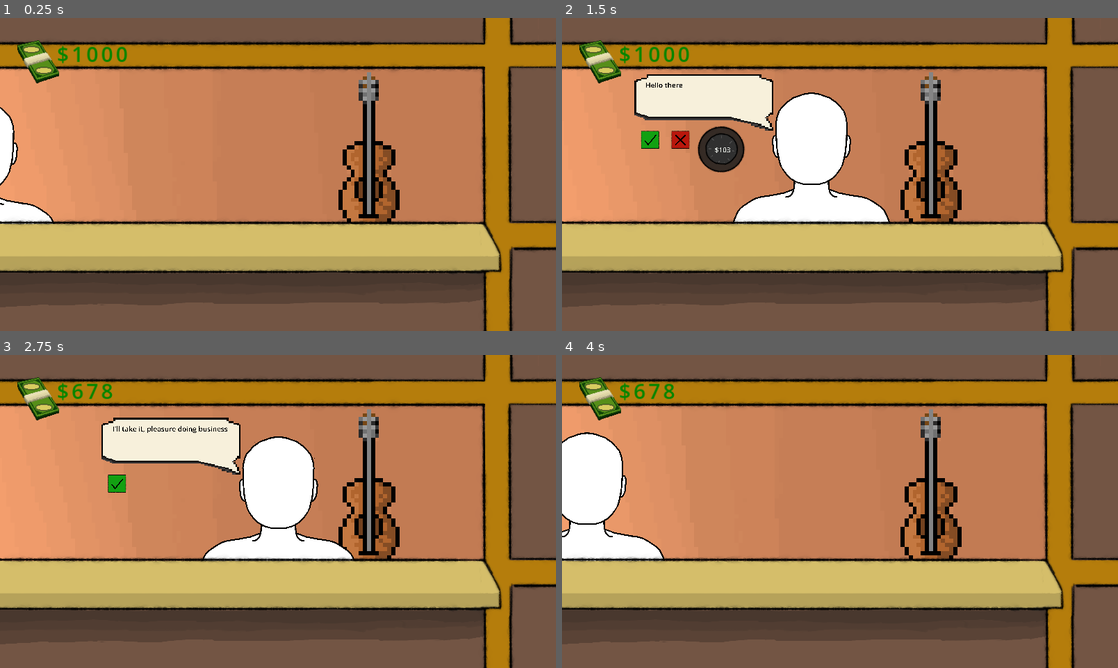
Above: before the commit, frames 1-4 (two rows, left to right).
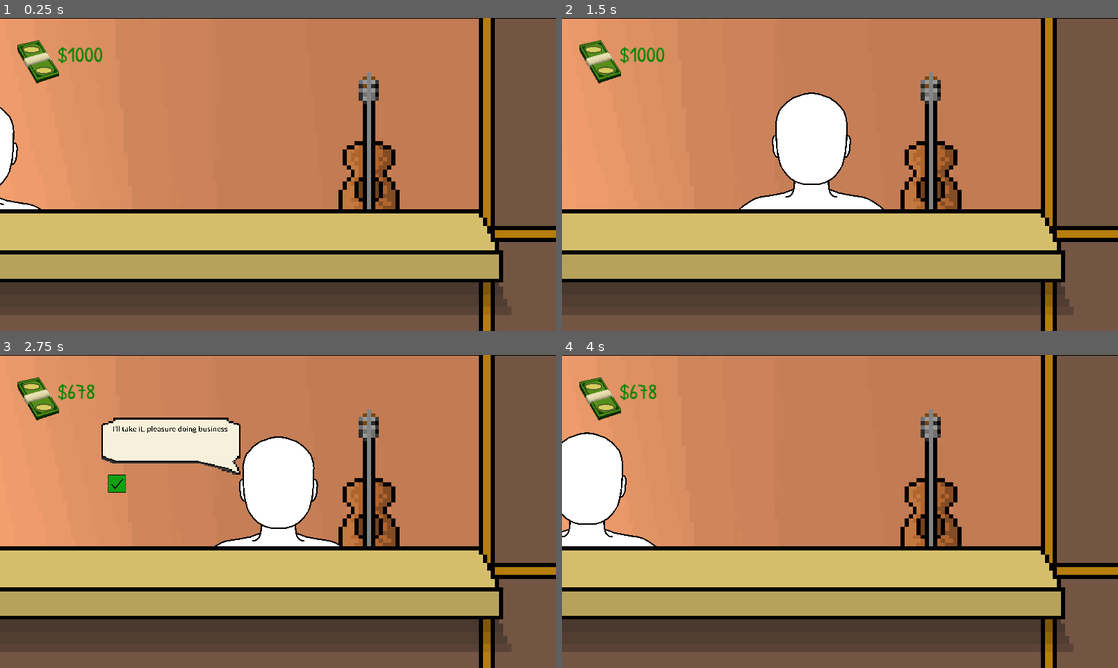
Above: after the commit, the same moments.

Repository: Routund/pawncepts
Game: Godot game, scene res://Scenes/Shop.tscn
The game is run twice, just before and just after one commit, with the same random seed, the same clock (stepped at 60 frames per second) and the same inputs. The engine's default icon, where the game draws it, is replaced by a stand-in: a white triangle on a blue panel in a dark square.
Inputs (mouse positions are in pixels of both pictures, inside the frame that each line leads up to):
- Up to frame 1 (0.25 s): no input
- Up to frame 2 (1.5 s): move the mouse to (962, 158) at 0.52 s; click (962, 158) at 0.67 s; click (667, 149) at 1.27 s
- Up to frame 3 (2.75 s): click (116, 483) at 2 s
- Up to frame 4 (4 s): click (678, 483) at 2.75 s; move the mouse to (728, 527) at 3.52 s; click (728, 527) at 3.67 s

The runs differ from the first frame. In frame 1, 32% of the frame differs, in the area x 0-100%, y 0-100%; in frame 2, 37%; in frame 3, 32%; in frame 4, 32%.

Commit message:
Worked on making inventory system, cleaned up unused assets

Diff:
--- /dev/null
+++ b/Scenes/InventoryBox.tscn
@@ -0,0 +1,72 @@
+[gd_scene load_steps=7 format=3 uid="uid://dggqc1lplbq2f"]
+
+[ext_resource type="Texture2D" uid="uid://bg7r14a7t7y5h" path="res://Assets/icon.svg" id="1_st057"]
+[ext_resource type="Texture2D" uid="uid://br03r3febb2sk" path="res://Assets/spinner.png" id="2_7m28q"]
+[ext_resource type="FontFile" uid="uid://b3v1an5qk731n" path="res://Assets/PatrickHand-Regular.ttf" id="3_ory4n"]
+
+[sub_resource type="LabelSettings" id="LabelSettings_y36q5"]
+resource_name = "Inv_Big"
+font = ExtResource("3_ory4n")
+font_size = 33
+
+[sub_resource type="LabelSettings" id="LabelSettings_t51pq"]
+font = ExtResource("3_ory4n")
+
+[sub_resource type="LabelSettings" id="LabelSettings_on5cu"]
+font = ExtResource("3_ory4n")
+font_size = 33
+
+[node name="InventoryBox" type="Control"]
+layout_mode = 3
+anchors_preset = 15
+anchor_right = 1.0
+anchor_bottom = 1.0
+grow_horizontal = 2
+grow_vertical = 2
+
+[node name="Background" type="TextureRect" parent="."]
+offset_right = 982.0
+offset_bottom = 128.0
+texture = ExtResource("1_st057")
+
+[node name="TextureRect" type="TextureRect" parent="."]
+layout_mode = 0
+offset_left = 44.0
+offset_top = 6.0
+offset_right = 2994.0
+offset_bottom = 2866.0
+scale = Vector2(0.0400001, 0.0400001)
+texture = ExtResource("2_7m28q")
+
+[node name="Name" type="Label" parent="."]
+layout_mode = 0
+offset_left = 204.0
+offset_top = 9.0
+offset_right = 383.0
+offset_bottom = 113.0
+text = "Very sentimental item"
+label_settings = SubResource("LabelSettings_y36q5")
+horizontal_alignment = 1
+vertical_alignment = 1
+autowrap_mode = 1
+
+[node name="Description" type="Label" parent="."]
+layout_mode = 0
+offset_left = 404.0
+offset_top = 8.0
+offset_right = 764.0
+offset_bottom = 120.0
+text = "This is a description of an item, it held a lot of sentimental value to its owner and now you've taken it, you fiend. You prayer of the weak and ignorant."
+label_settings = SubResource("LabelSettings_t51pq")
+autowrap_mode = 2
+
+[node name="Price" type="Label" parent="."]
+layout_mode = 0
+offset_left = 766.0
+offset_top = 3.0
+offset_right = 981.0
+offset_bottom = 124.0
+text = "$21315"
+label_settings = SubResource("LabelSettings_on5cu")
+horizontal_alignment = 1
+vertical_alignment = 1
--- a/Scenes/Menu.gd
+++ b/Scenes/Menu.gd
@@ -1,7 +1,8 @@
-extends TextureRect
+extends ScrollContainer
 
 var inventory = []
 @onready var Speech_manager = get_node("../Customer/Speech_bubble")
+@onready var VBox = get_node("VBoxContainer")
 # Called when the node enters the scene tree for the first time.
 func _ready():
 	visible=false
@@ -13,3 +14,12 @@
 	if Input.is_action_just_pressed("Inventory"):
 		visible=!visible
 	pass
+
+
+func _on_speech_bubble_sold(price):
+	if(price>0):
+		var item_scene = preload("res://Scenes/InventoryBox.tscn")
+		var item_instance = item_scene.instantiate()
+		VBox.add_child(item_instance)
+		inventory.append(item_instance)
+	pass # Replace with function body.
--- a/Scenes/Shop.tscn
+++ b/Scenes/Shop.tscn
@@ -8,16 +8,16 @@
 [ext_resource type="Script" path="res://Scripts/Speech_manager.gd" id="5_2j8ui"]
 [ext_resource type="Texture2D" uid="uid://d37rpu5aixpdx" path="res://Assets/Speech Bubble Final 64x64 (less shading).png" id="6_ahva7"]
 [ext_resource type="Texture2D" uid="uid://br03r3febb2sk" path="res://Assets/spinner.png" id="7_7b1i1"]
-[ext_resource type="Texture2D" uid="uid://t5lxafalxrrj" path="res://Assets/storefront.png" id="7_fdiy1"]
 [ext_resource type="Script" path="res://Scripts/spin.gd" id="8_rf3ha"]
 [ext_resource type="Texture2D" uid="uid://d1h4mxerlnj6f" path="res://Assets/check_norm.png" id="9_fqr4x"]
 [ext_resource type="Texture2D" uid="uid://dw3wlawekx5te" path="res://Assets/check_press.png" id="10_g7l0n"]
 [ext_resource type="Script" path="res://Scripts/Check.gd" id="11_ca2va"]
 [ext_resource type="Texture2D" uid="uid://cadatuipseqoy" path="res://Assets/cross_norm.png" id="11_tse4m"]
 [ext_resource type="Texture2D" uid="uid://dytvihovhihl4" path="res://Assets/cross_press.png" id="12_5beyp"]
+[ext_resource type="Texture2D" uid="uid://b34hnxcmmeh3t" path="res://Assets/Counter top placeholder.png" id="14_hqgfg"]
 [ext_resource type="Script" path="res://Scripts/Cross.gd" id="14_ynerj"]
+[ext_resource type="FontFile" uid="uid://b3v1an5qk731n" path="res://Assets/PatrickHand-Regular.ttf" id="16_1ht2d"]
 [ext_resource type="Texture2D" uid="uid://dvcqo0t7qd1j0" path="res://Assets/Wall with guitar-1.png" id="17_cg7pp"]
-[ext_resource type="Texture2D" uid="uid://bg7r14a7t7y5h" path="res://Assets/icon.svg" id="17_dfkq0"]
 [ext_resource type="Script" path="res://Scenes/Menu.gd" id="18_x3lcq"]
 
 [sub_resource type="LabelSettings" id="LabelSettings_anbuk"]
@@ -32,7 +32,7 @@
 font_color = Color(0.866667, 0.878431, 0.858824, 1)
 
 [sub_resource type="FontVariation" id="FontVariation_uji3a"]
-spacing_glyph = 6
+base_font = ExtResource("16_1ht2d")
 
 [sub_resource type="LabelSettings" id="LabelSettings_04taw"]
 font = SubResource("FontVariation_uji3a")
@@ -57,6 +57,7 @@
 script = ExtResource("3_x5wk7")
 
 [node name="Speech_bubble" type="Node2D" parent="CanvasLayer/Customer"]
+visible = false
 position = Vector2(-707.229, 605.476)
 script = ExtResource("5_2j8ui")
 
@@ -142,9 +143,10 @@
 metadata/_edit_use_anchors_ = true
 
 [node name="Storefront" type="Sprite2D" parent="CanvasLayer"]
-position = Vector2(573, 323)
-scale = Vector2(0.35, 0.35)
-texture = ExtResource("7_fdiy1")
+texture_filter = 1
+position = Vector2(572, 321)
+scale = Vector2(4.2, 4.2)
+texture = ExtResource("14_hqgfg")
 
 [node name="CashFinal64x64" type="TextureRect" parent="CanvasLayer"]
 offset_left = 36.0
@@ -171,13 +173,17 @@
 autowrap_mode = 2
 script = ExtResource("1_dygwe")
 
-[node name="TextureRect" type="TextureRect" parent="CanvasLayer"]
-offset_left = 4.0
-offset_top = 3.0
-offset_right = 1149.0
-offset_bottom = 649.0
-texture = ExtResource("17_dfkq0")
+[node name="Inventory" type="ScrollContainer" parent="CanvasLayer"]
+offset_left = 1.0
+offset_right = 1152.0
+offset_bottom = 624.0
+scale = Vector2(1, 1.038)
+horizontal_scroll_mode = 0
 script = ExtResource("18_x3lcq")
+
+[node name="VBoxContainer" type="VBoxContainer" parent="CanvasLayer/Inventory"]
+layout_mode = 2
+size_flags_horizontal = 0
 
 [node name="Customer_timer" type="Timer" parent="."]
 one_shot = true
@@ -193,5 +199,6 @@
 [connection signal="sold" from="CanvasLayer/Customer/Speech_bubble" to="CanvasLayer/Customer/Speech_bubble/Spinner" method="_on_speech_bubble_sold"]
 [connection signal="sold" from="CanvasLayer/Customer/Speech_bubble" to="CanvasLayer/Customer/Speech_bubble/Cross" method="_on_speech_bubble_sold"]
 [connection signal="sold" from="CanvasLayer/Customer/Speech_bubble" to="CanvasLayer/Label" method="_on_speech_bubble_sold"]
+[connection signal="sold" from="CanvasLayer/Customer/Speech_bubble" to="CanvasLayer/Inventory" method="_on_speech_bubble_sold"]
 [connection signal="checked" from="CanvasLayer/Customer/Speech_bubble/Check" to="CanvasLayer/Customer/Speech_bubble" method="_on_check_checked"]
 [connection signal="crossed" from="CanvasLayer/Customer/Speech_bubble/Cross" to="CanvasLayer/Customer/Speech_bubble" method="_on_cross_crossed"]
--- a/Scripts/Speech_manager.gd
+++ b/Scripts/Speech_manager.gd
@@ -56,7 +56,6 @@
 	rng.randomize()
 	pass
 
-
 # Called every frame. 'delta' is the elapsed time since the previous frame.
 func _process(_delta):
 	if(dia!=""):
@@ -64,7 +63,6 @@
 			dialogue.text+=dia[dia_index]
 			dia_index+=1
 	pass
-
 
 func _on_customer_entered():
 		if(randi_range(0,6)>=inventory.size()):
@@ -83,8 +81,6 @@
 			dialogue.text=""
 			dia_index=0
 
-
-
 		else:
 			customerState="buy"
 			item_index = randi() % inventory.size()
@@ -100,8 +96,6 @@
 			dia=dialogues[1]%[items_dict[item],initial_price]
 			dialogue.text=""
 			dia_index=0
-
-
 
 		# Initialize all visible displays
 		visible = true
Binary file added: Assets/Counter top placeholder.png
Not shown, changed: Assets/Counter top placeholder.png.import
Not shown, added: Assets/OFL.txt
Binary file added: Assets/PatrickHand-Regular.ttf
Not shown, added: Assets/PatrickHand-Regular.ttf.import
Binary file removed: Assets/Speech Bubble Final 64x64.png
Not shown, removed: Assets/Speech Bubble Final 64x64.png.import
Binary file removed: Assets/Wall 1.png
Not shown, removed: Assets/Wall 1.png.import
Binary file removed: Assets/Wall with guitar.png
Not shown, removed: Assets/Wall with guitar.png.import
Binary file removed: Assets/storefront.png
